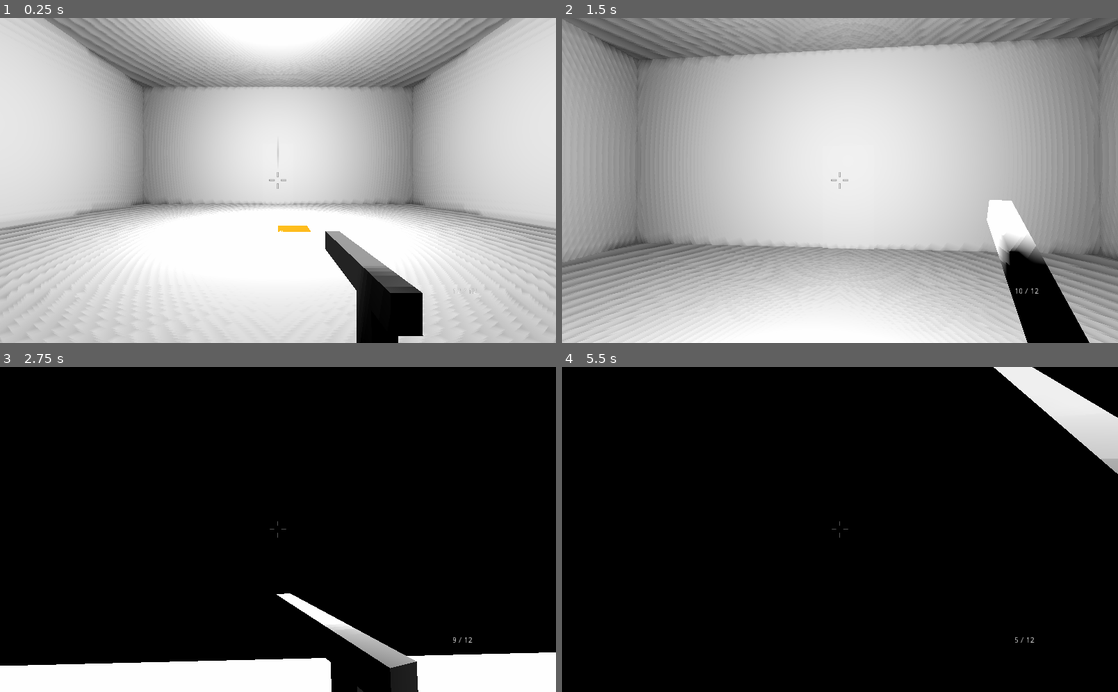
Above: before the commit, frames 1-4 (two rows, left to right).
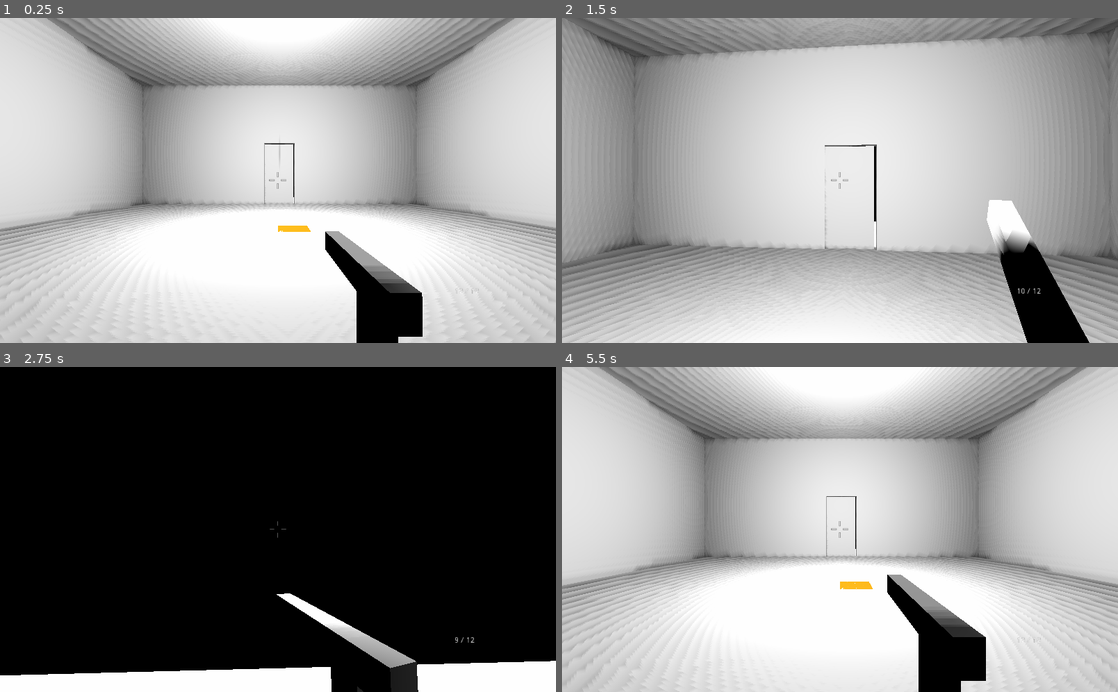
Above: after the commit, the same moments.

Repository: jsalisi/Unstable
Game: Godot game, scene res://levels/prototype.tscn
Same seed, same stepped clock (60 frames per second), same inputs: the game is played once before the commit and once after it.
Inputs (mouse positions are in pixels of both pictures, inside the frame that each line leads up to):
- Up to frame 1 (0.25 s): no input
- Up to frame 2 (1.5 s): move the mouse to (867, 180) at 0.52 s; hold Z 0.53-1.28 s; hold W from 0.53 s (still down); click (867, 180) at 0.67 s; tap Space at 0.77 s; move the mouse to (812, 180) at 1.27 s; tap Q at 1.35 s; click (812, 180) at 1.42 s
- Up to frame 3 (2.75 s): keep holding W; tap Space at 1.52 s; move the mouse to (289, 523) at 2.02 s; hold Shift from 2.03 s (still down); click (289, 523) at 2.17 s
- Up to frame 4 (5.5 s): move the mouse to (834, 536) at 2.77 s; release Shift at 2.78 s; tap Ctrl at 2.85 s; click (834, 536) at 2.92 s; tap Space at 3.02, 3.77 s; move the mouse to (878, 532) at 3.52 s; hold F 3.53-4.25 s; click (878, 532) at 3.67 s; tap Escape (ui_cancel, bound only before the commit) at 4.15 s; release W at 4.25 s; click (851, 510) at 4.27 s; click (812, 607) at 5.02 s

The runs differ from the first frame. In frame 1, 3.4% of the frame differs, in the area x 0-100%, y 0-100%; in frame 2, 4.3%; in frame 3, 2.4%; in frame 4, 96%.

Commit message:
Added GameMenu

Diff:
--- /dev/null
+++ b/levels/UI.gd
@@ -0,0 +1,44 @@
+extends Control
+
+
+# Declare member variables here. Examples:
+# var a = 2
+# var b = "text"
+
+
+
+
+func _input(event):
+	Input.set_mouse_mode(Input.MOUSE_MODE_CAPTURED)
+
+	if event.is_action_pressed("GameMenu"):
+		get_node("GameMenu").show()
+		Input.set_mouse_mode(Input.MOUSE_MODE_VISIBLE)
+		get_tree().paused = true
+
+
+
+# Called when the node enters the scene tree for the first time.
+func _ready():
+	pass # Replace with function body.
+
+
+# Called every frame. 'delta' is the elapsed time since the previous frame.
+#func _process(delta):
+#	pass
+
+
+func _on_Quit_Button_pressed():
+	get_tree().quit()
+
+
+func _on_Play_Button_pressed():
+	get_node("GameMenu").hide()
+	Input.set_mouse_mode(Input.MOUSE_MODE_HIDDEN)
+	get_tree().paused = false
+
+
+func _on_Restart_Button_pressed():
+	get_tree().reload_current_scene()
+	Input.set_mouse_mode(Input.MOUSE_MODE_HIDDEN)
+	get_tree().paused = false
--- a/levels/prototype.tscn
+++ b/levels/prototype.tscn
@@ -1,13 +1,21 @@
-[gd_scene load_steps=7 format=2]
+[gd_scene load_steps=14 format=2]
 
 [ext_resource path="res://levels/assets/textures/3d_tex.tres" type="Material" id=1]
 [ext_resource path="res://levels/assets/textures/3d_tex_orange.tres" type="Material" id=2]
 [ext_resource path="res://levels/assets/LowPolyNaturePack/Pine_Tree_01.tscn" type="PackedScene" id=3]
 [ext_resource path="res://player/Player.tscn" type="PackedScene" id=4]
 [ext_resource path="res://levels/assets/LowPolyNaturePack/Glitch_Tree.tscn" type="PackedScene" id=5]
+[ext_resource path="res://UI/Resources/Play Button.png" type="Texture" id=6]
+[ext_resource path="res://levels/UI.gd" type="Script" id=7]
+[ext_resource path="res://UI/Resources/Home Square Button.png" type="Texture" id=8]
+[ext_resource path="res://UI/Resources/Return Square Button.png" type="Texture" id=9]
+[ext_resource path="res://UI/Resources/Options Button.png" type="Texture" id=10]
+[ext_resource path="res://UI/Resources/Quit Button.png" type="Texture" id=11]
 
 [sub_resource type="Environment" id=1]
 background_mode = 2
+
+[sub_resource type="ImageTexture" id=2]
 
 [node name="prototype" type="Spatial"]
 
@@ -31,7 +39,7 @@
 use_collision = true
 
 [node name="CSGBox" type="CSGBox" parent="CSGCombiner"]
-transform = Transform( 1, 0, 0, 0, 1, 0, 0, 0, 1, 0, 4, 0 )
+transform = Transform( 1, 0, 0, 0, 1, 0, 0, 0, 1, -0.226313, 4.03159, 0.103968 )
 width = 18.0
 height = 10.0
 depth = 20.0
@@ -79,6 +87,10 @@
 [node name="UI" type="Control" parent="."]
 anchor_right = 1.0
 anchor_bottom = 1.0
+margin_left = 4.0
+margin_right = -1.0
+margin_bottom = 2.0
+script = ExtResource( 7 )
 __meta__ = {
 "_edit_use_anchors_": false
 }
@@ -92,3 +104,73 @@
 __meta__ = {
 "_edit_use_anchors_": false
 }
+
+[node name="GameMenu" type="Control" parent="UI"]
+pause_mode = 2
+visible = false
+margin_left = -2.0
+margin_top = -1.0
+margin_right = 1021.0
+margin_bottom = 603.0
+__meta__ = {
+"_edit_use_anchors_": false
+}
+
+[node name="NinePatchRect" type="NinePatchRect" parent="UI/GameMenu"]
+margin_left = 386.47
+margin_top = 100.183
+margin_right = 668.47
+margin_bottom = 503.183
+texture = SubResource( 2 )
+__meta__ = {
+"_edit_use_anchors_": false
+}
+
+[node name="Play Button" type="TextureButton" parent="UI/GameMenu/NinePatchRect"]
+margin_left = 27.8948
+margin_top = 29.6152
+margin_right = 251.895
+margin_bottom = 107.615
+texture_normal = ExtResource( 6 )
+expand = true
+__meta__ = {
+"_edit_use_anchors_": false
+}
+
+[node name="Options Button" type="TextureButton" parent="UI/GameMenu/NinePatchRect"]
+margin_left = 29.0173
+margin_top = 127.269
+margin_right = 253.017
+margin_bottom = 205.269
+texture_normal = ExtResource( 10 )
+expand = true
+__meta__ = {
+"_edit_use_anchors_": false
+}
+
+[node name="Quit Button" type="TextureButton" parent="UI/GameMenu/NinePatchRect"]
+margin_left = 29.184
+margin_top = 224.492
+margin_right = 253.184
+margin_bottom = 302.492
+texture_normal = ExtResource( 11 )
+expand = true
+
+[node name="Restart Button" type="TextureButton" parent="UI/GameMenu/NinePatchRect"]
+margin_left = 30.8775
+margin_top = 313.755
+margin_right = 119.878
+margin_bottom = 379.755
+texture_normal = ExtResource( 9 )
+expand = true
+
+[node name="Home Button" type="TextureButton" parent="UI/GameMenu/NinePatchRect"]
+margin_left = 159.96
+margin_top = 313.755
+margin_right = 248.96
+margin_bottom = 379.755
+texture_normal = ExtResource( 8 )
+expand = true
+[connection signal="pressed" from="UI/GameMenu/NinePatchRect/Play Button" to="UI" method="_on_Play_Button_pressed"]
+[connection signal="pressed" from="UI/GameMenu/NinePatchRect/Quit Button" to="UI" method="_on_Quit_Button_pressed"]
+[connection signal="pressed" from="UI/GameMenu/NinePatchRect/Restart Button" to="UI" method="_on_Restart_Button_pressed"]
--- a/project.godot
+++ b/project.godot
@@ -19,6 +19,19 @@
 run/main_scene="res://levels/prototype.tscn"
 config/icon="res://icon.png"
 
+[input]
+
+ui_cancel={
+"deadzone": 0.5,
+"events": [ Object(InputEventJoypadButton,"resource_local_to_scene":false,"resource_name":"","device":0,"button_index":1,"pressure":0.0,"pressed":false,"script":null)
+ ]
+}
+GameMenu={
+"deadzone": 0.5,
+"events": [ Object(InputEventKey,"resource_local_to_scene":false,"resource_name":"","device":0,"alt":false,"shift":false,"control":false,"meta":false,"command":false,"pressed":false,"scancode":16777217,"unicode":0,"echo":false,"script":null)
+ ]
+}
+
 [rendering]
 
 environment/default_environment="res://default_env.tres"
Binary file added: UI/Resources/Exit Button.png
Binary file added: UI/Resources/Home Square Button.png
Binary file added: UI/Resources/Options Button.png
Binary file added: UI/Resources/Play Button.png
Binary file added: UI/Resources/Quit Button.png
Binary file added: UI/Resources/Return Square Button.png
Binary file added: UI/Resources/background.jpeg
